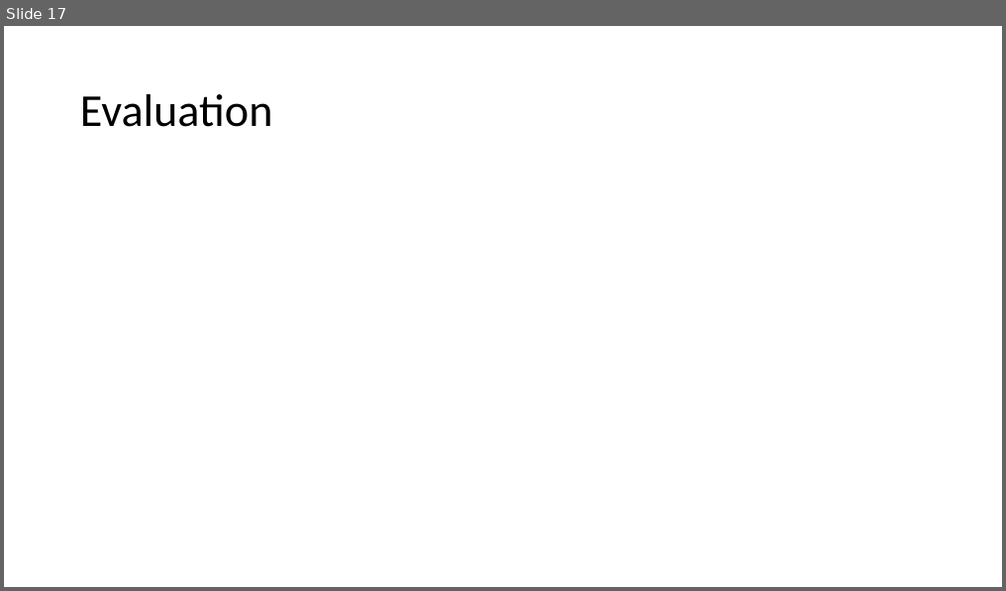
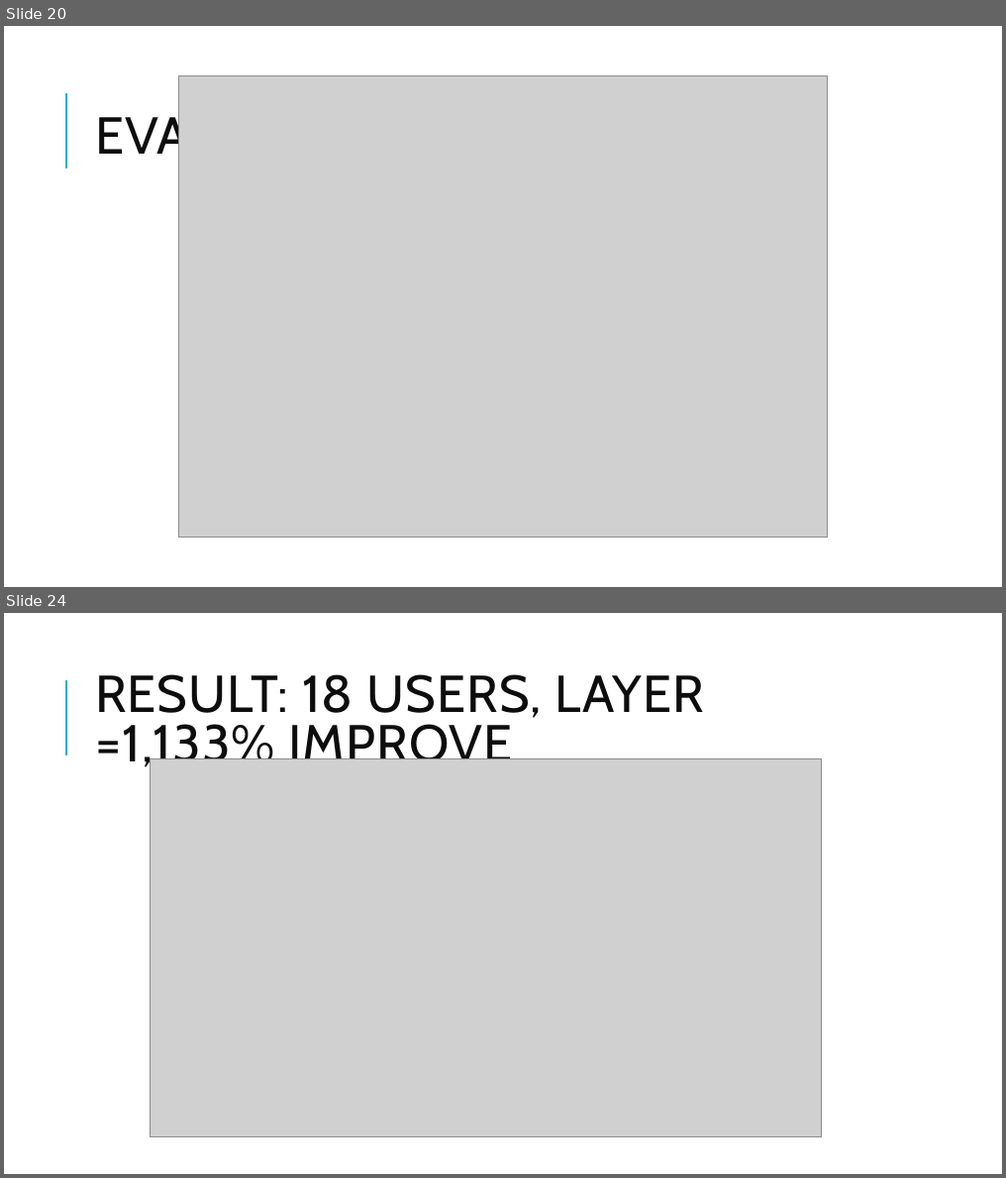
Before and after one commit to 96ian/py, a slide deck: gp/anime_recom.pptx. Shown one above the other, each under a label of ours: slide 17 before the commit, slides 20 and 24 after it; the slides between them are not shown. The pictures are 1006x591 and 1006x1178 pixels, drawn with LibreOffice and Linux fonts; fonts in the diff are those of the drawing; grey boxes stand for pictures. Boxes give left, top, right and bottom in pixels: in the first picture for what was removed or moved away, otherwise in the second. Text is boxed around its words. In the diff, an @@ line names an element or a change of style, - is before the commit and + after.

```diff
--- a/gp/anime_recom.pptx
+++ b/gp/anime_recom.pptx
@@ slide 24 added at bbox=[4, 613, 1002, 1174], background #FFFFFF; not listed: 1 template element that a slide beside it also shows @@
@@ title added at bbox=[95, 674, 704, 773], 50 pt, text #0D0D0D @@
+RESULT: 18 USERS, LAYER =1,133% IMPROVE
@@ picture added at bbox=[150, 759, 821, 1137] @@
@@ what was slide 17 is now slide 20 @@
@@ slide 20 changed as well @@
@@ picture added at bbox=[178, 76, 828, 538] @@
@@ line added from (66, 169) to (66, 93), #1CADE4 1.5 pt @@
@@ title at bbox=[95, 109, 405, 165]: text changed; size 44 to 50 pt; font Calibri to Cabin; text colour #000000 to #0D0D0D @@
-Evaluation
+EVALUATION
```
Also in this commit, not shown: 16 other slides changed, 6 other slides added.
